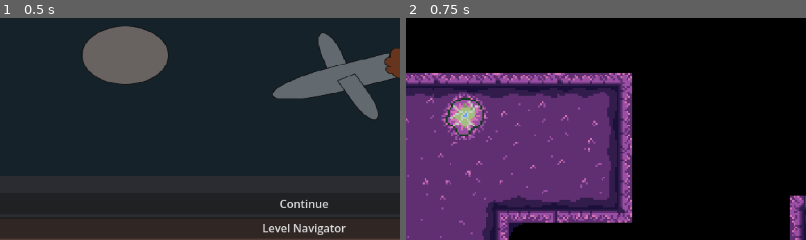
Above: before the commit, frames 1-2 (left to right).
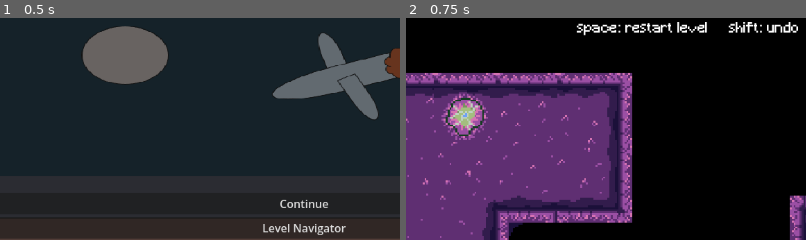
Above: after the commit, the same moments.

Repository: whitsettbe/kcol-f26-gamedevproj-cb
Game: Godot game, scene res://UI/scenes/main_menu.tscn
The game is run twice, just before and just after one commit, with the same random seed, the same clock (stepped at 60 frames per second) and the same inputs.
Inputs:
- Up to frame 1 (0.5 s): no input
- Up to frame 2 (0.75 s): click "Continue" at 0.5 s
The pictures show only the part of the screen within x 12-62%, y 0-50%; the shares and areas given below are measured in that part.

Frame 1 is identical in both runs. In frame 2, 1.4% of the frame differs, in the area x 42-98%, y 1-9%.

Commit message:
Add universal instructions.

Diff:
--- a/TornAsunder/UI/scenes/hud.tscn
+++ b/TornAsunder/UI/scenes/hud.tscn
@@ -28,3 +28,14 @@
 text = "^: up     v: down     <: left     >: right     del: pause"
 horizontal_alignment = 1
 vertical_alignment = 1
+
+[node name="UniversalInstructions" type="Label" parent="." unique_id=1651420437]
+offset_left = 192.0
+offset_top = -16.0
+offset_right = 896.0
+offset_bottom = 48.0
+theme_override_fonts/font = ExtResource("1_ahhtf")
+theme_override_font_sizes/font_size = 20
+text = "space: restart level     shift: undo"
+horizontal_alignment = 1
+vertical_alignment = 1
